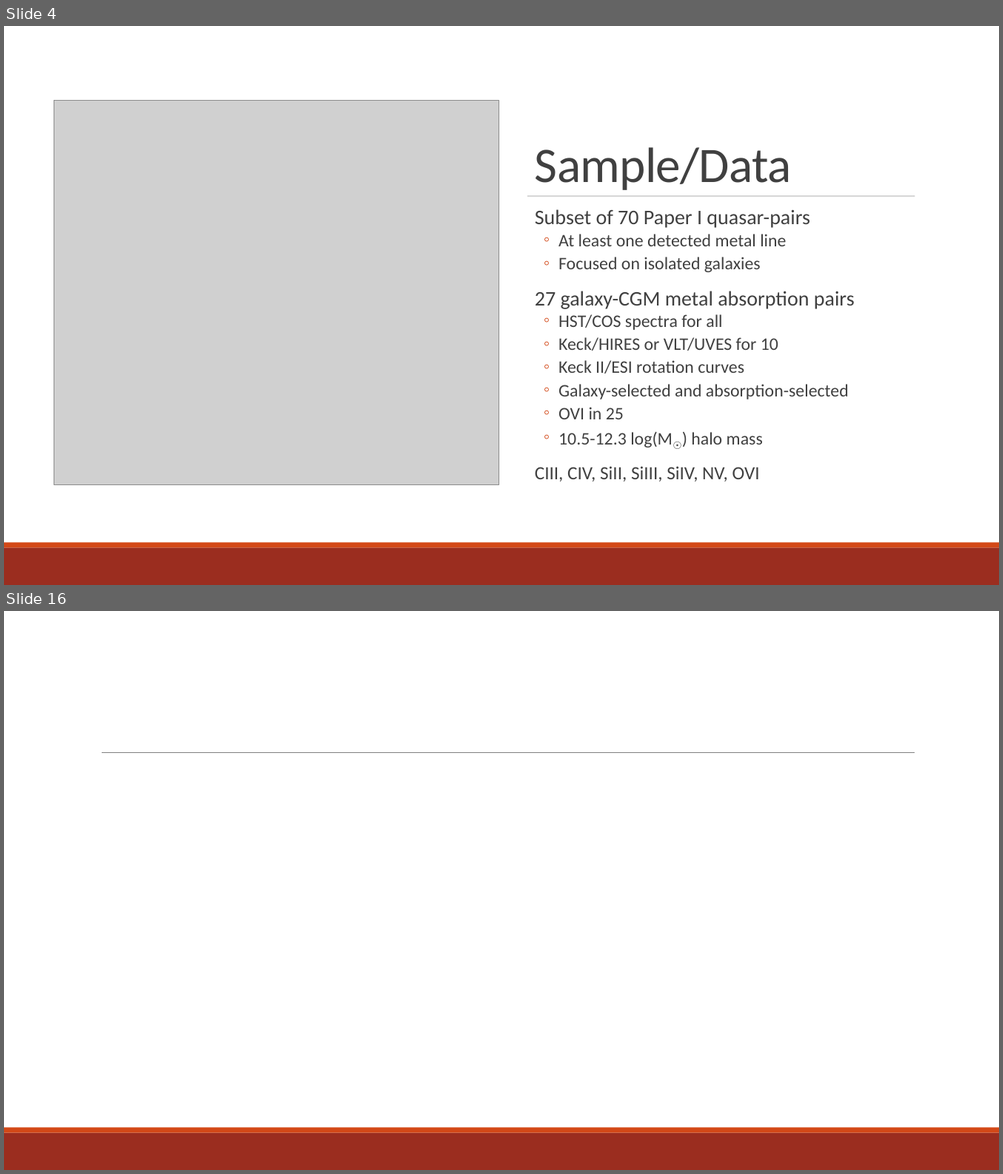
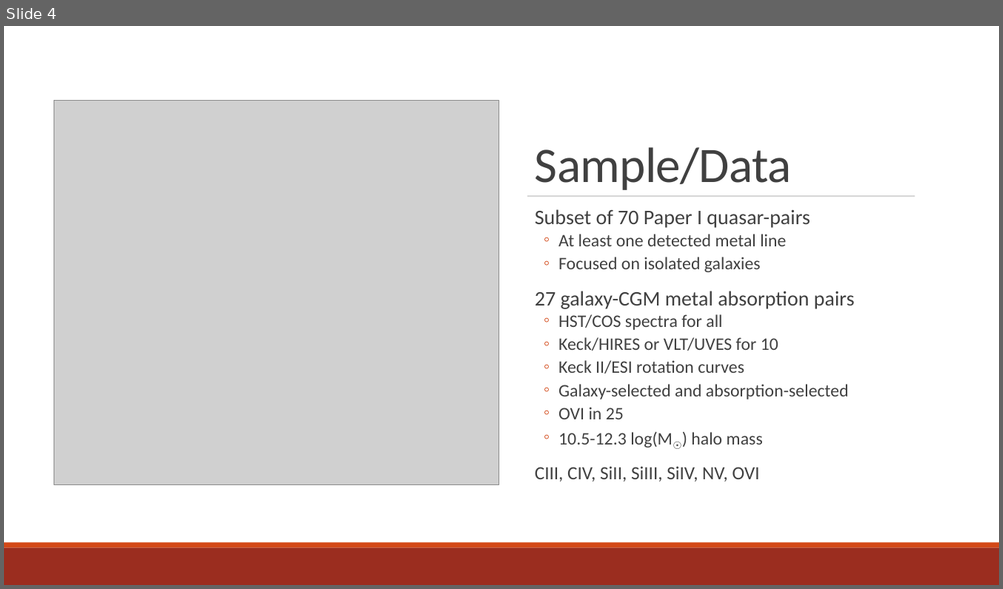
Before and after one commit to brockparker/Coursework, a slide deck: CGM_Group_12012023.pptx. Shown one above the other, each under a label of ours: slides 4 and 16 before the commit, slide 4 after it; the slides between them are not shown. The pictures are 1003x1174 and 1003x589 pixels, drawn with LibreOffice and Linux fonts; fonts in the diff are those of the drawing; grey boxes stand for pictures. Boxes give left, top, right and bottom in pixels: in the first picture for what was removed or moved away, otherwise in the second. Text is boxed around its words. In the diff, an @@ line names an element or a change of style, - is before the commit and + after.

```diff
--- a/CGM_Group_12012023.pptx
+++ b/CGM_Group_12012023.pptx
@@ slide 16 removed at (4,611,999,1170), background #FFFFFF @@
@@ line removed from (102, 753) to (915, 753) @@
@@ rectangle removed at (4,1133,999,1170) @@
@@ rectangle removed at (4,1128,999,1133) @@
```
Also in this commit, not shown: 4 slides changed, 4 slides added, 7 other slides removed.
